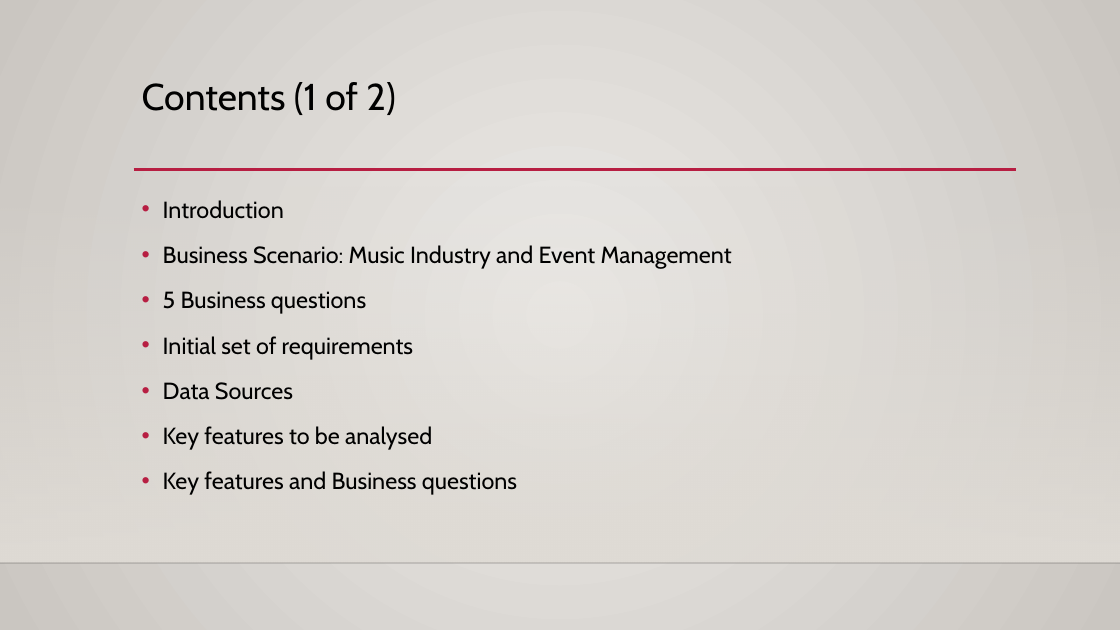
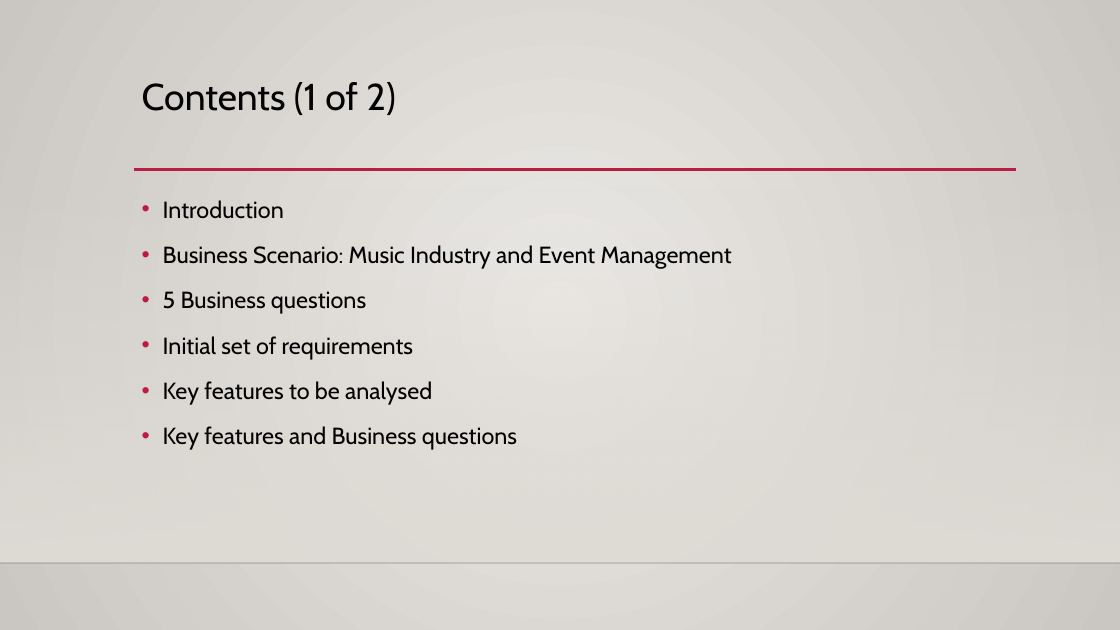
Before and after one commit to mahyarshu/Gigalytics, a slide deck: slide 2 of documents/Presentation/Innovators.pptx. Drawn at 1120x630 pixels with LibreOffice and Linux fonts; fonts in the diff are those of the drawing; background and template pictures are left out. Boxes give left, top, right and bottom in pixels: in the first picture for what was removed or moved away, otherwise in the second. Text is boxed around its words. In the diff, an @@ line names an element or a change of style, - is before the commit and + after.

```diff
--- a/documents/Presentation/Innovators.pptx
+++ b/documents/Presentation/Innovators.pptx
@@ text at [163,382,293,400]: paragraph removed @@
-• Data Sources
```
Also in this commit, not shown: 16 other slides changed, 1 slide added, 1 slide removed.
